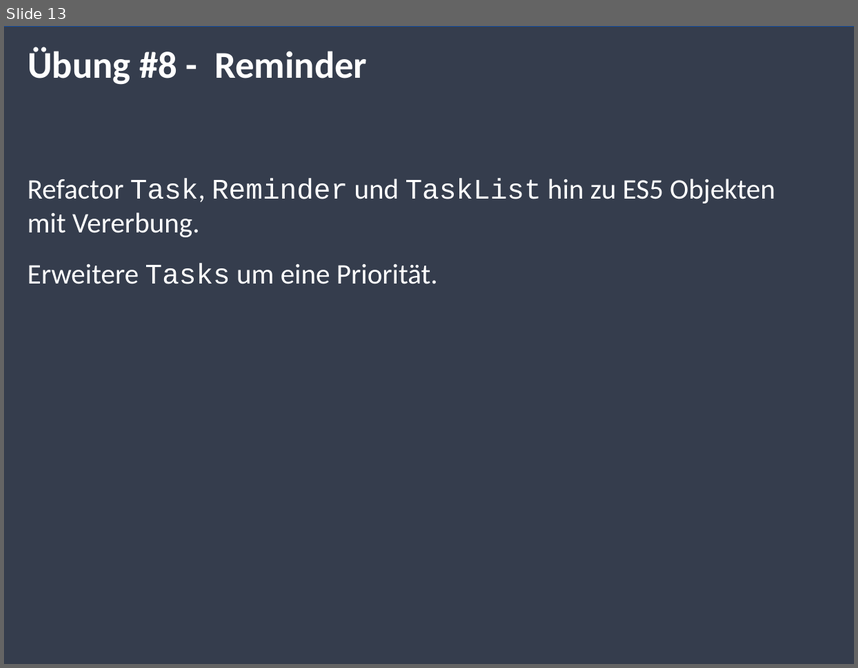
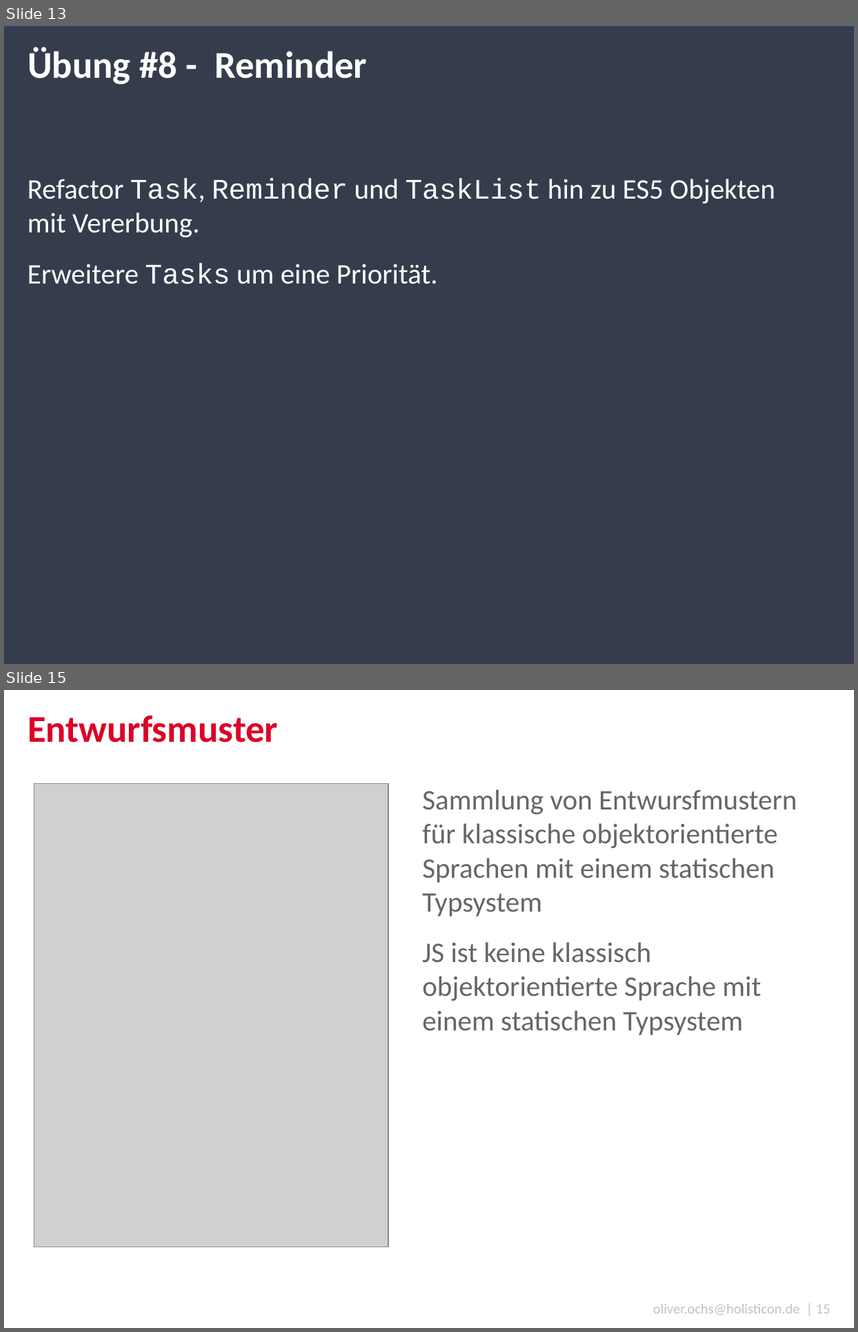
Before and after one commit to simonox/js-workshop, a slide deck: Tag 2.pptx. Shown one above the other, each under a label of ours: slide 13 before the commit, slides 13 and 15 after it; the slides between them are not shown. The pictures are 858x668 and 858x1332 pixels, drawn with LibreOffice and Linux fonts; fonts in the diff are those of the drawing; grey boxes stand for pictures; background and template pictures are left out. Boxes give left, top, right and bottom in pixels: in the first picture for what was removed or moved away, otherwise in the second. Text is boxed around its words. In the diff, an @@ line names an element or a change of style, - is before the commit and + after.

```diff
--- a/Tag 2.pptx
+++ b/Tag 2.pptx
@@ slide 15 added at bbox=[4, 690, 854, 1328], background #FFFFFF @@
@@ title added at bbox=[27, 716, 278, 742], 32 pt, text #DE0027, bold @@
+Entwurfsmuster
@@ picture added at bbox=[34, 784, 388, 1246] @@
@@ text added at bbox=[422, 789, 797, 1035], 24 pt, text #666666 @@
+Sammlung von Entwursfmustern für klassische objektorientierte Sprachen mit einem statischen Typsystem
+JS ist keine klassisch objektorientierte Sprache mit einem statischen Typsystem
@@ text added at bbox=[653, 1303, 831, 1314], 12 pt, text #C2C2C2 @@
+oliver.ochs@holisticon.de | 15
```
Also in this commit, not shown: 32 other slides added.
